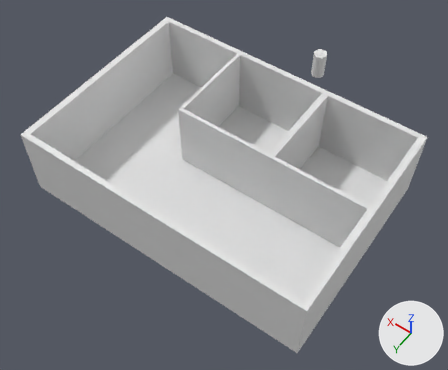
What one commit did to the Blender file .blender_models/house.blend.
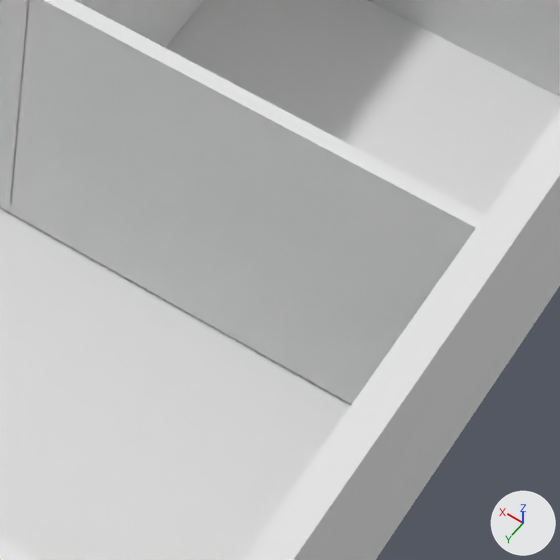
The first picture shows the older version from a 50 mm lens placed at (-30.9, 43.2, 63.3), pointed at (-0.3, 0.4, -4.1). The close-ups show the older and then the newer version on the part from 59% to 86% of the width and 43% to 76% of the height of that picture. Only the edits that show in the close-ups are written down. The lights are fixed; the arrows at lower right show +X, +Y and +Z.
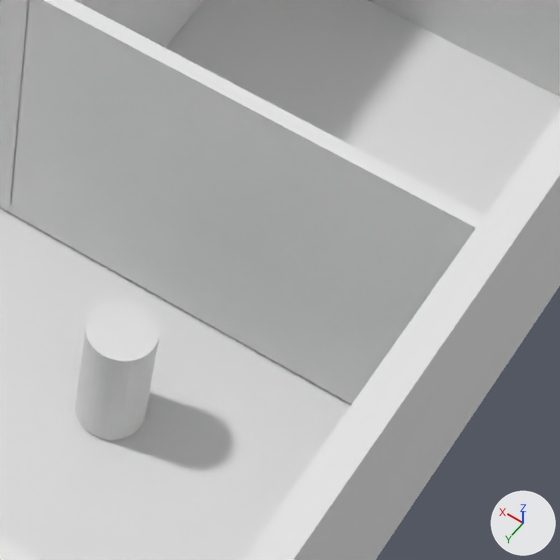
Pixel boxes (x1, y1, x2, y2) of what changed, in the close-ups (560 x 560 px):
```json
{"object": "Cylinder", "change": "moved", "after": [75, 300, 159, 440], "on screen": "not visible before"}
```

Scene script edits in JSON lines:
```json
{"op": "set", "path": "ob_cylinder.location", "old": "(0.0, -25.25, -0.66)", "new": "(-12.69, 3.65, -2.77)"}
```
